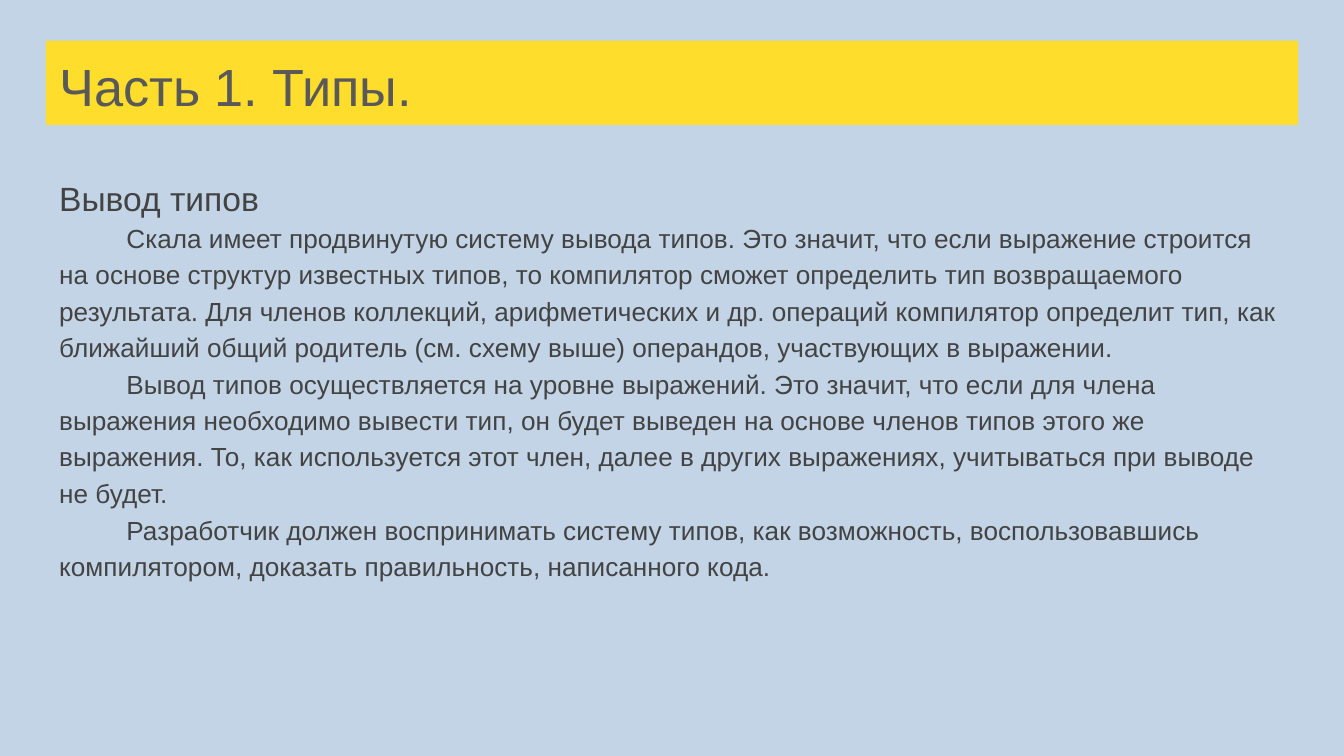
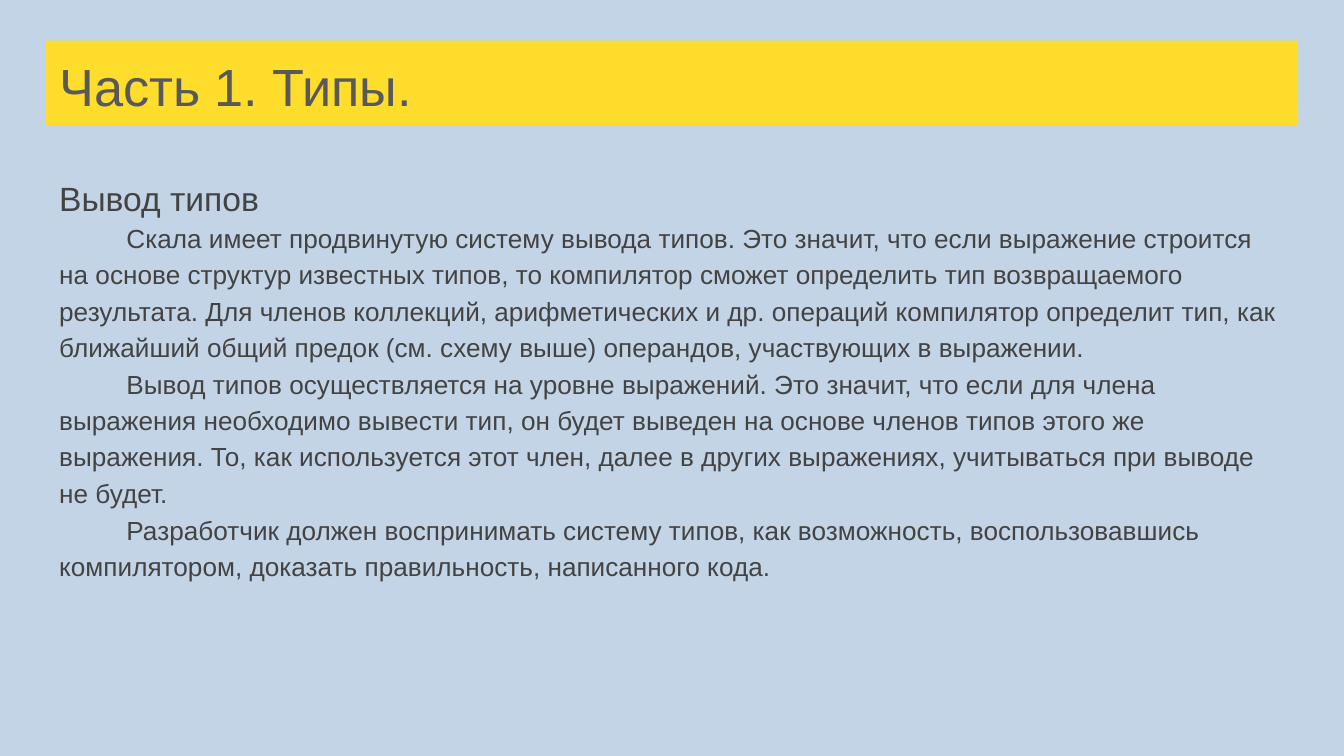
Before and after one commit to sergeypopov83/Scala-complete-course, a slide deck: slide 13 of src/main/resources/lectures/Лекции Scala для ФинТехКафедры.pptx. Drawn at 1344x756 pixels with LibreOffice and Linux fonts; fonts in the diff are those of the drawing. Boxes give left, top, right and bottom in pixels: in the first picture for what was removed or moved away, otherwise in the second. Text is boxed around its words. In the diff, an @@ line names an element or a change of style, - is before the commit and + after.

Commit message:
Updated presentation

```diff
--- a/src/main/resources/lectures/Лекции Scala для ФинТехКафедры.pptx
+++ b/src/main/resources/lectures/Лекции Scala для ФинТехКафедры.pptx
@@ text at <box>59,230,1275,362</box>: text changed @@
-Скала имеет продвинутую систему вывода типов. Это значит, что если выражение строится на основе структур известных типов, то компилятор сможет определить тип возвращаемого результата. Для членов коллекций, арифметических и др. операций компилятор определит тип, как ближайший общий родитель (см. схему выше) операндов, участвующих в выражении.
+Скала имеет продвинутую систему вывода типов. Это значит, что если выражение строится на основе структур известных типов, то компилятор сможет определить тип возвращаемого результата. Для членов коллекций, арифметических и др. операций компилятор определит тип, как ближайший общий предок (см. схему выше) операндов, участвующих в выражении.
```
Also in this commit, not shown: 145 other slides changed, 63 slides added, 2 slides removed, 1 other file.
